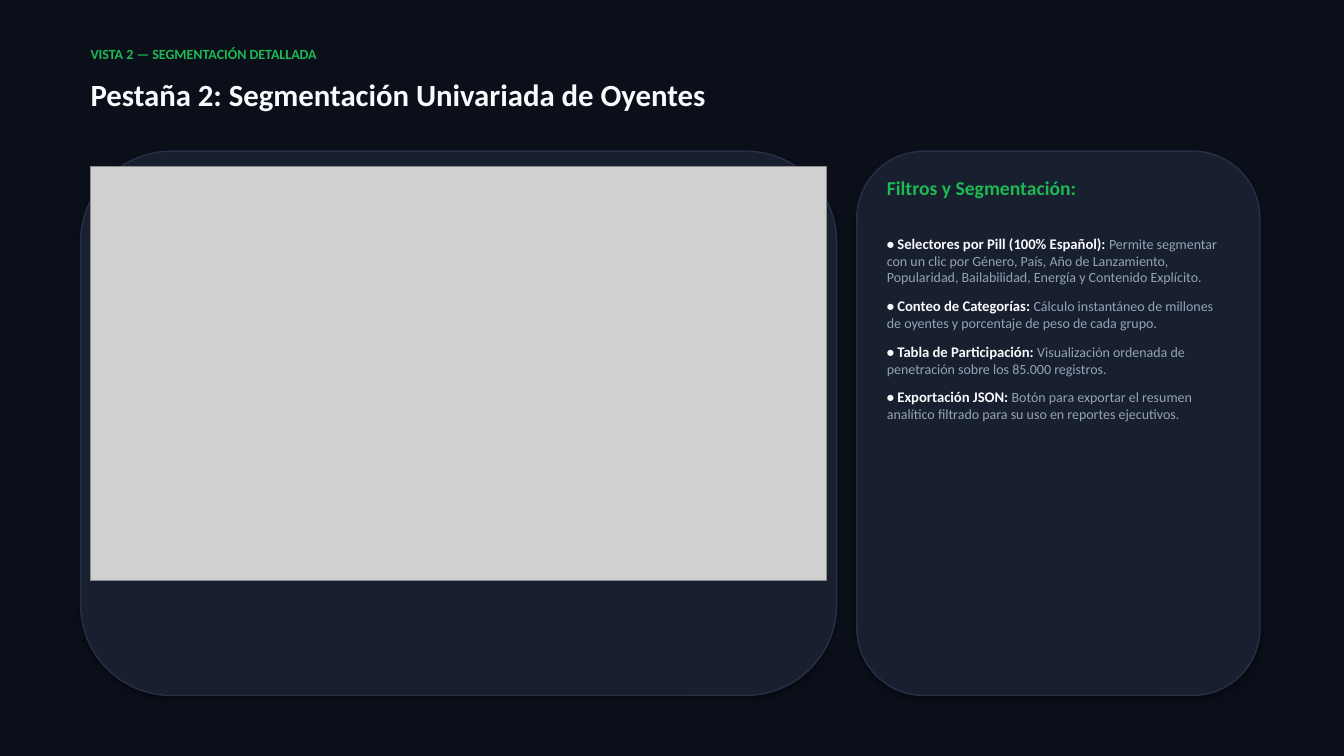
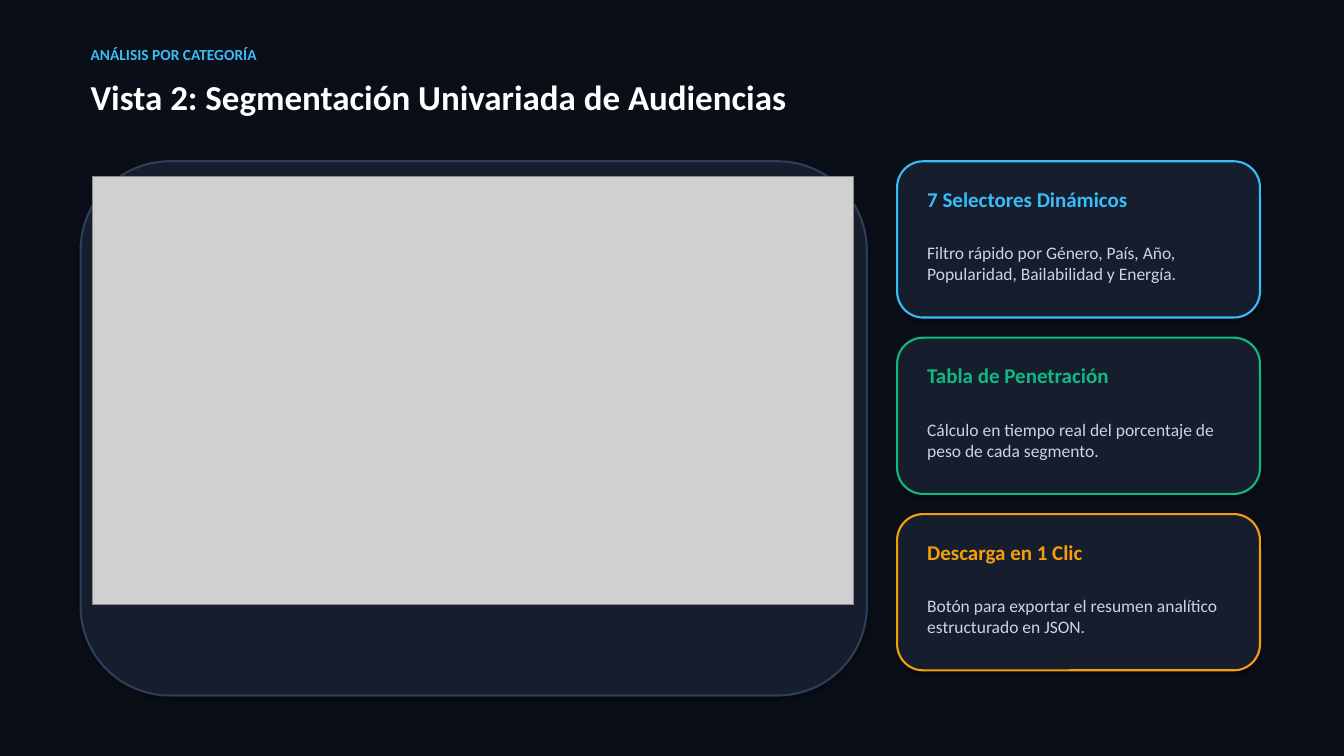
Before and after one commit to mkinaa/MineriaDatos, a slide deck: slide 4 of docs/PRESENTACION_APLICACION_WEB.pptx. Drawn at 1344x756 pixels with LibreOffice and Linux fonts; fonts in the diff are those of the drawing; grey boxes stand for pictures. Boxes give left, top, right and bottom in pixels: in the first picture for what was removed or moved away, otherwise in the second. Text is boxed around its words. In the diff, an @@ line names an element or a change of style, - is before the commit and + after.

Commit message:
style: rediseño visual de presentaciones pptx con letras grandes y sintesis ejecutiva

```diff
--- a/docs/PRESENTACION_APLICACION_WEB.pptx
+++ b/docs/PRESENTACION_APLICACION_WEB.pptx
@@ rectangle at (0, 0, 1344, 756): fill #0B0F19 to #0A0E17 @@
@@ text at (91, 47, 257, 60): text changed; size 10 to 11 pt; text colour #1DB954 to #38BDF8 @@
-VISTA 2 — SEGMENTACIÓN DETALLADA
+ANÁLISIS POR CATEGORÍA
@@ text at (91, 85, 786, 116): text changed; size 22 to 25 pt; text colour #F8FAFC to #FFFFFF @@
-Pestaña 2: Segmentación Univariada de Oyentes
+Vista 2: Segmentación Univariada de Audiencias
@@ rounded rectangle: place and size @@
-rounded rectangle at (81, 151, 837, 696)
+rounded rectangle at (81, 161, 867, 696)
@@ rounded rectangle at (81, 161, 867, 696): fill #181F2E to #161E2E; outline #263047 1 pt to #2E3D59 1.5 pt @@
@@ picture: place and size @@
-picture at (91, 166, 827, 581)
+picture at (93, 176, 854, 605)
@@ rounded rectangle: place and size @@
-rounded rectangle at (857, 151, 1260, 696)
+rounded rectangle at (897, 161, 1260, 318)
@@ rounded rectangle at (897, 161, 1260, 318): fill #181F2E to #161E2E; outline #263047 1 pt to #38BDF8 1.5 pt @@
@@ text at (927, 192, 1176, 283): text changed; size 10 to 12.5 pt; text colour #94A3B8 to #CBD5E1 @@
-Filtros y Segmentación:
-• Selectores por Pill (100% Español): Permite segmentar con un clic por Género, País, Año de Lanzamiento, Popularidad, Bailabilidad, Energía y Contenido Explícito.
-• Conteo de Categorías: Cálculo instantáneo de millones de oyentes y porcentaje de peso de cada grupo.
-• Tabla de Participación: Visualización ordenada de penetración sobre los 85.000 registros.
-• Exportación JSON: Botón para exportar el resumen analítico filtrado para su uso en reportes ejecutivos.
+7 Selectores Dinámicos
+Filtro rápido por Género, País, Año, Popularidad, Bailabilidad y Energía.
@@ rounded rectangle added at (897, 338, 1260, 494), fill #161E2E, outline #10B981 1.5 pt @@
@@ text added at (927, 368, 1214, 460), 12.5 pt, text #CBD5E1 @@
+Tabla de Penetración
+Cálculo en tiempo real del porcentaje de peso de cada segmento.
@@ rounded rectangle added at (897, 514, 1260, 670), fill #161E2E, outline #F59E0B 1.5 pt @@
@@ text added at (927, 545, 1217, 633), 12.5 pt, text #CBD5E1 @@
+Descarga en 1 Clic
+Botón para exportar el resumen analítico estructurado en JSON.
```
Also in this commit, not shown: 5 other slides changed, 1 slide added, 1 slide removed, 2 other files.
